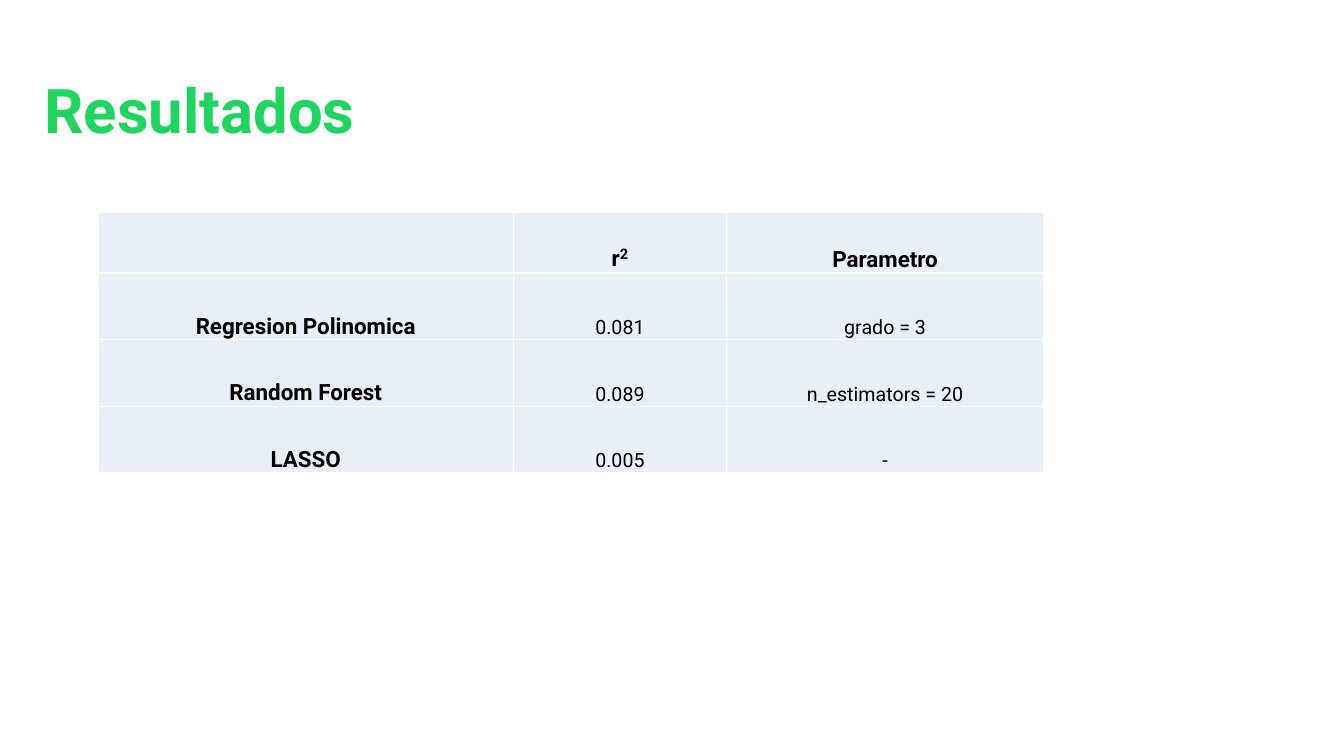
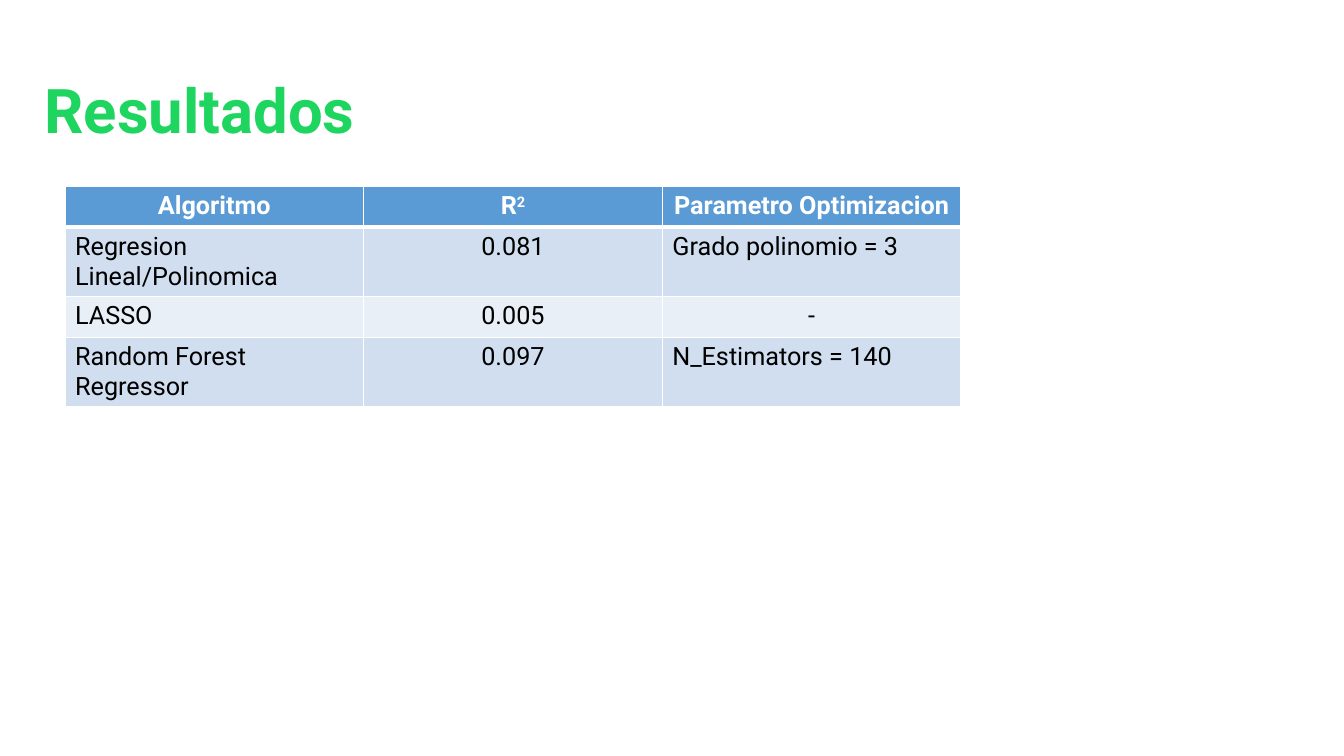
Before and after one commit to Rossana139/CoderHouse-25570-Proyecto-Spotify, a slide deck: slide 18 of Resumen y Presentacion/ProyectoSpotify.pptx (slide 11 before the commit). Drawn at 1344x756 pixels with LibreOffice and Linux fonts; fonts in the diff are those of the drawing; background and template pictures are left out. Boxes give left, top, right and bottom in pixels: in the first picture for what was removed or moved away, otherwise in the second. Text is boxed around its words. In the diff, an @@ line names an element or a change of style, - is before the commit and + after.

Commit message:
Version 2 Presentation

```diff
--- a/Resumen y Presentacion/ProyectoSpotify.pptx
+++ b/Resumen y Presentacion/ProyectoSpotify.pptx
@@ table at bbox=[66, 187, 961, 440] @@
-row 1:  | r2 | Parametro
-row 2: Regresion Polinomica | 0.081 | grado = 3
-row 3: Random Forest | 0.089 | n_estimators = 20
+row 1: Algoritmo | R2 | Parametro Optimizacion
+row 2: Regresion Lineal/Polinomica | 0.081 | Grado polinomio = 3
+row 4: Random Forest Regressor | 0.097 | N_Estimators = 140
@@ fill #EAEFF7 to #5B9BD5 in row 1 @@
@@ fill #EAEFF7 to #D2DEEF in 6 cells @@
@@ size 14 to 18 pt in "0.081" @@
@@ borders changed @@
@@ table: place and size @@
-table at bbox=[98, 213, 1045, 473]
+table at bbox=[66, 187, 961, 440]
```
Also in this commit, not shown: 1 other slide changed, 10 slides added, 1 slide removed.
